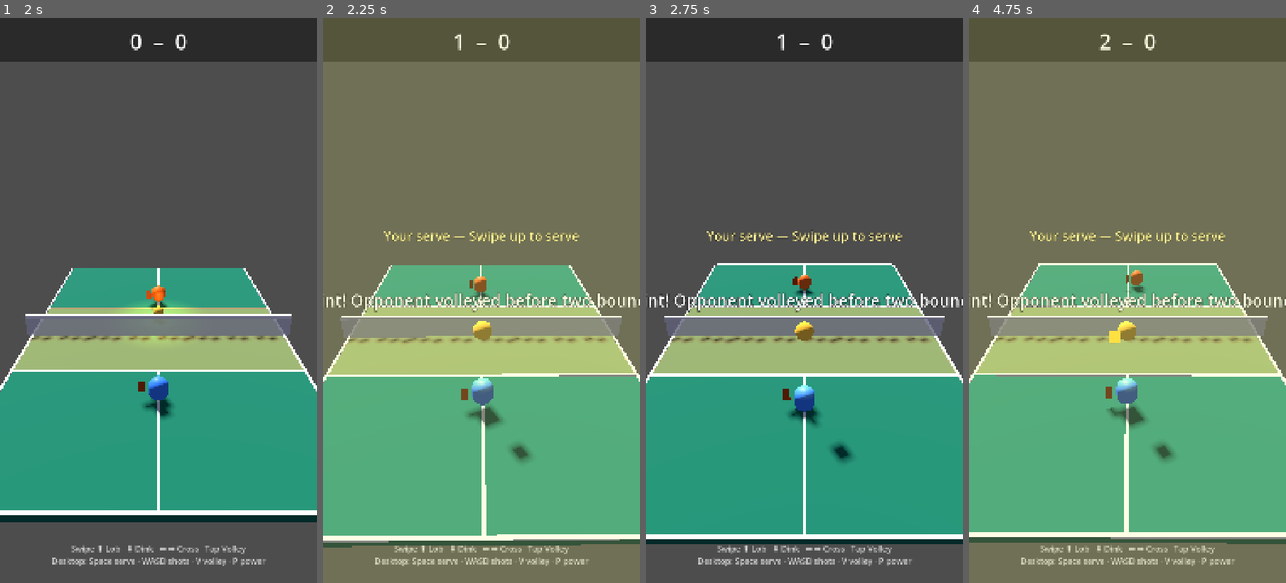
Above: before the commit, frames 1-4 (left to right).
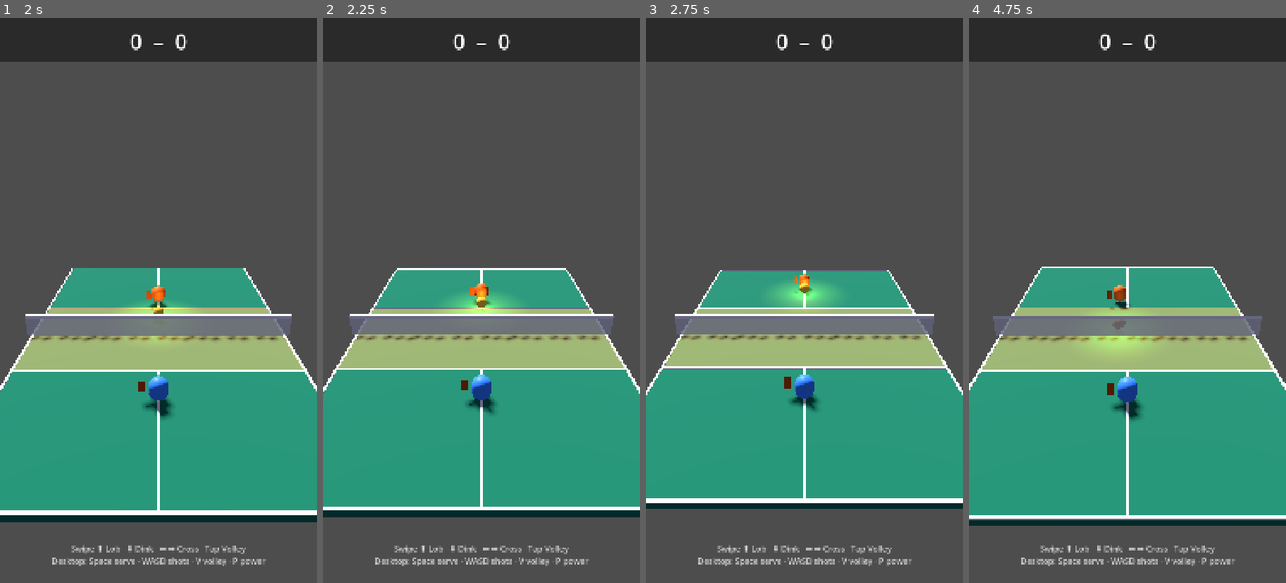
Above: after the commit, the same moments.

Repository: altafhssn/pickleball
Game: Godot game, scene res://scenes/Main.tscn
The game is run twice, just before and just after one commit, with the same random seed, the same clock (stepped at 60 frames per second) and the same inputs.
Inputs (mouse positions are in pixels of both pictures, inside the frame that each line leads up to):
- Up to frame 1 (2 s): click "▶ Quick Match" at 0.5 s; tap Enter at 1.25 s; move the mouse to (228, 272) at 1.27 s; hold Right from 1.28 s (still down); tap V at 1.35 s; click (228, 272) at 1.42 s; tap Space at 1.52 s
- Up to frame 2 (2.25 s): release Right at 2 s; drag from (418, 328) to (465, 413) at 2.02 s
- Up to frame 3 (2.75 s): no input
- Up to frame 4 (4.75 s): move the mouse to (1159, 176) at 2.77 s; hold Right 2.78-3.5 s; tap V at 2.85, 4.35 s; drag from (1111, 413) to (1032, 215) at 3.52 s; move the mouse to (1222, 385) at 4.27 s; hold Left from 4.28 s (still down); tap Space at 4.52 s

Frame 1 is identical in both runs. In frame 2, 94% of the frame differs, in the area x 0-100%, y 0-100%; in frame 3, 17%; in frame 4, 94%.

Commit message:
[ai] Wait for the bounce before deciding (don't volley the serve)
After two-bounce enforcement landed, the AI was instantly losing
every point with "Opponent volleyed before two bounces". Cause: the
AI's reaction timer fires _make_decision the moment it expires
(0.15–0.8 s after the player hits), often before the ball has even
bounced on the AI's side. The two-bounce check then treats that
decision as a volley and faults the AI.

- AIManager now tracks bounces_since_last_hit and total_bounces from
  EventBus.ball_bounced.
- When the reaction timer expires, check legality: if total_bounces
  < 2 and no bounce has happened since the last hit, set
  awaiting_bounce = true instead of deciding. The next
  ball_bounced event fires _make_decision.
- _process bails early while awaiting_bounce so the deferred state
  is sticky until the bounce arrives.
- AIManager.reset() now clears these counters; Main calls it from
  _reset_rally so a new point starts clean.

Co-Authored-By: Claude Opus 4.7 <noreply@anthropic.com>

Diff:
--- a/scripts/AIManager.gd
+++ b/scripts/AIManager.gd
@@ -59,26 +59,53 @@
 var last_ball_position: Vector3 = Vector3.ZERO
 var ball_velocity: Vector3 = Vector3.ZERO
 
+# Two-bounce rule tracking — mirrors Main's so the AI doesn't try to volley
+# the serve. If the reaction timer expires before the required bounce has
+# happened, we set awaiting_bounce and decide on the next ball_bounced event.
+var bounces_since_last_hit: int = 0
+var total_bounces: int = 0
+var awaiting_bounce: bool = false
+
 # Signals
 signal ai_movement_target(position: Vector3)
 signal ai_shot_selected(shot_type: int, direction: Vector3, force: float)
 
 func _ready():
 	EventBus.ball_hit.connect(_on_ball_hit_opponent)
+	EventBus.ball_bounced.connect(_on_any_bounce)
+
+func _on_any_bounce(_position: Vector3, _side: int) -> void:
+	bounces_since_last_hit += 1
+	total_bounces += 1
+	# If we were holding back a decision waiting for the bounce, fire now.
+	if awaiting_bounce:
+		awaiting_bounce = false
+		_make_decision()
 
 func set_difficulty(diff: Difficulty) -> void:
 	difficulty = diff
 
 func _process(delta: float) -> void:
+	if awaiting_bounce:
+		return  # ball_bounced will trigger _make_decision
 	if not is_reacting:
 		return
 
 	reaction_timer -= delta
 	if reaction_timer <= 0.0:
 		is_reacting = false
-		_make_decision()
+		# Two-bounce rule: until 2 total bounces, every hit must follow a
+		# bounce. If we're not allowed to hit yet, defer until the next
+		# bounce event.
+		if total_bounces < 2 and bounces_since_last_hit < 1:
+			awaiting_bounce = true
+		else:
+			_make_decision()
 
 func _on_ball_hit_opponent(shooter_id: int, _shot_type: int, _force: float) -> void:
+	# Any hit clears our "bounces since last hit" counter for the next
+	# legality check.
+	bounces_since_last_hit = 0
 	# Player team = id 0 (player) or 2 (player partner); AI reacts to both.
 	if shooter_id == 0 or shooter_id == 2:
 		_start_reaction()
@@ -228,3 +255,6 @@
 func reset() -> void:
 	is_reacting = false
 	reaction_timer = 0.0
+	awaiting_bounce = false
+	bounces_since_last_hit = 0
+	total_bounces = 0
--- a/scripts/Main.gd
+++ b/scripts/Main.gd
@@ -1021,6 +1021,7 @@
 	bounces_since_last_hit = 0
 	total_bounces_in_rally = 0
 	match_manager.reset_rally()
+	ai_manager.reset()
 	ball.reset()
 	ball.position = Vector3(0, 0.05, 0)
 
